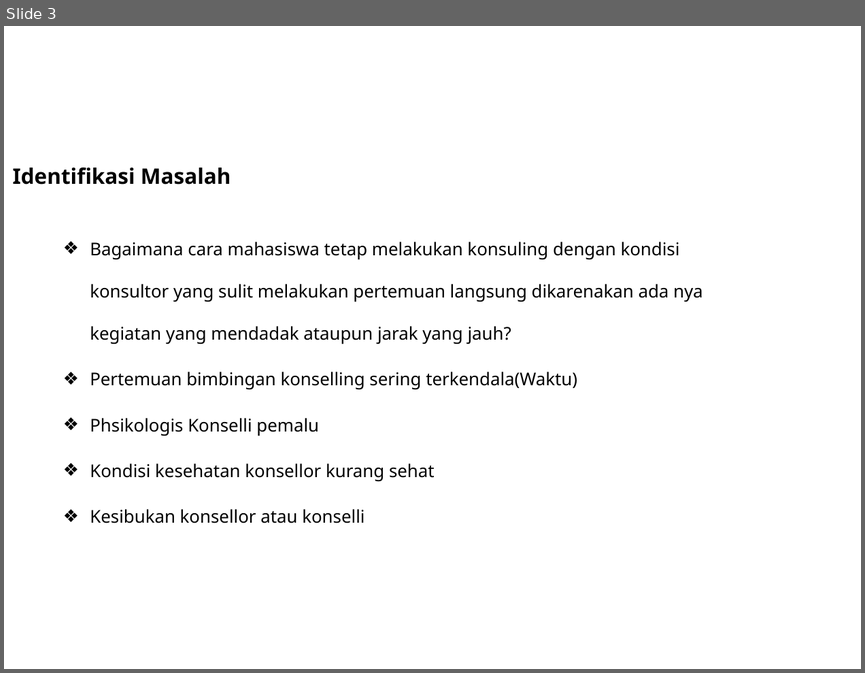
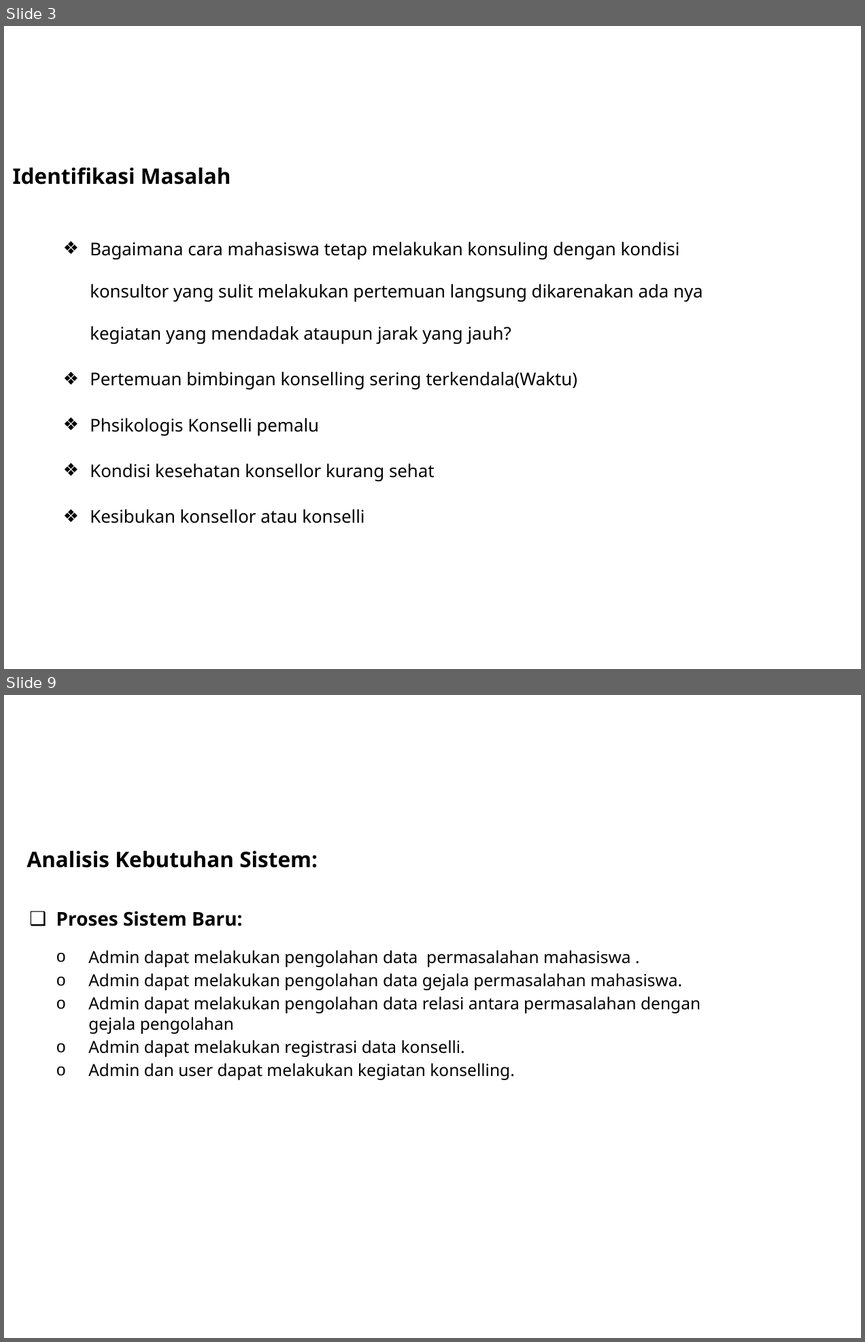
Before and after one commit to DoengJoeng/Skripsi, a slide deck: File Jurnal & point revisi/Persentasi Sistem Pakar.pptx. Shown one above the other, each under a label of ours: slide 3 before the commit, slides 3 and 9 after it; the slides between them are not shown. The pictures are 865x673 and 865x1342 pixels, drawn with LibreOffice and Linux fonts; fonts in the diff are those of the drawing; background and template pictures are left out. Boxes give left, top, right and bottom in pixels: in the first picture for what was removed or moved away, otherwise in the second. Text is boxed around its words. In the diff, an @@ line names an element or a change of style, - is before the commit and + after.

Commit message:
pembuatan persentasi Aplikasi sistem pakar

```diff
--- a/File Jurnal & point revisi/Persentasi Sistem Pakar.pptx
+++ b/File Jurnal & point revisi/Persentasi Sistem Pakar.pptx
@@ slide 9 added at (x1=4, y1=695, x2=861, y2=1338), background picture (left out) @@
@@ text added at (x1=27, y1=851, x2=317, y2=868), 18 pt, text #000000, bold @@
+Analisis Kebutuhan Sistem:
@@ title added at (x1=56, y1=911, x2=243, y2=926), 16 pt, text #000000, bold @@
+❑ Proses Sistem Baru:
@@ text added at (x1=88, y1=950, x2=700, y2=1080), 14 pt, text #000000 @@
+o Admin dapat melakukan pengolahan data permasalahan mahasiswa .
+o Admin dapat melakukan pengolahan data gejala permasalahan mahasiswa.
+o Admin dapat melakukan pengolahan data relasi antara permasalahan dengan gejala pengolahan
+o Admin dapat melakukan registrasi data konselli.
+o Admin dan user dapat melakukan kegiatan konselling.
```
Also in this commit, not shown: 10 other slides added, 1 slide removed, 4 other files.
